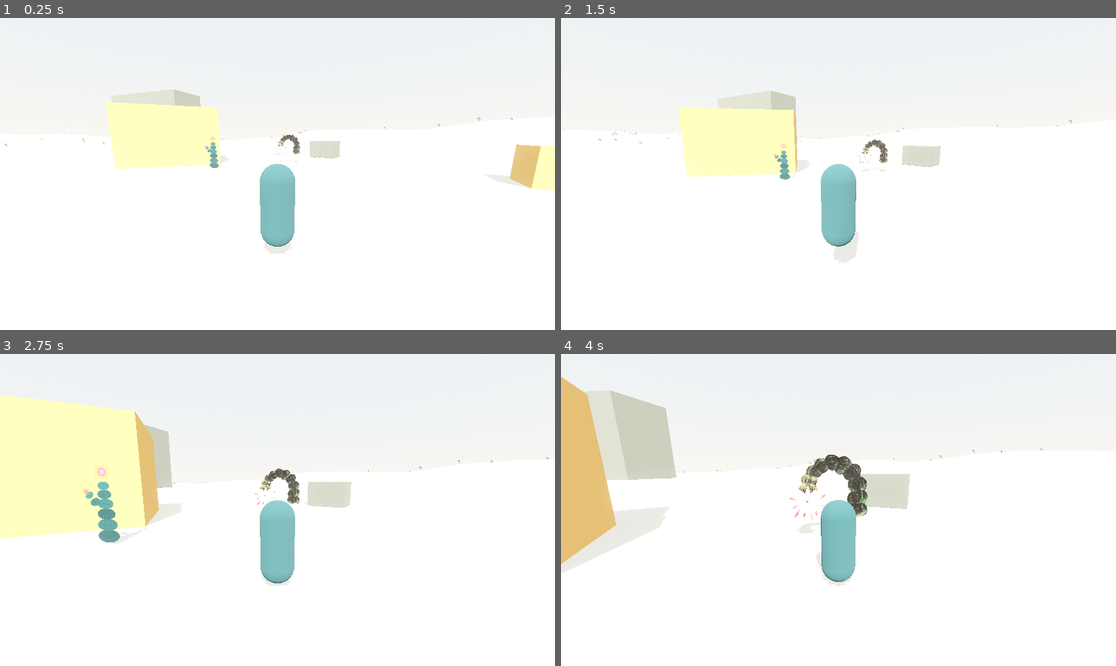
Above: before the commit, frames 1-4 (two rows, left to right).
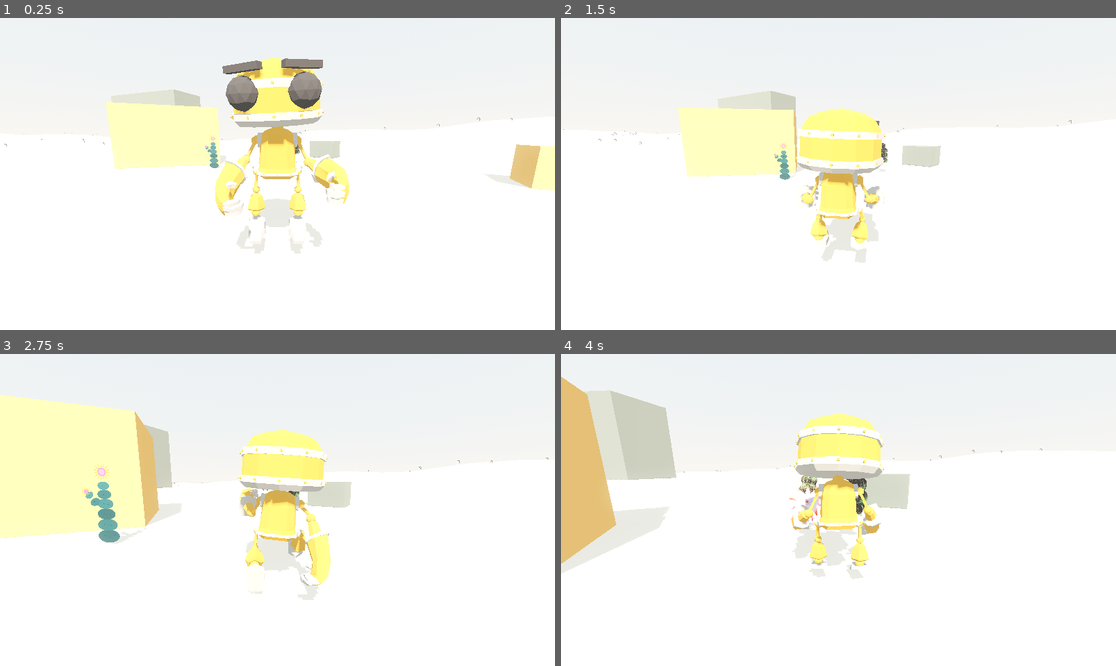
Above: after the commit, the same moments.

Repository: nicco-b/valley
Game: Godot game, scene res://game/world/valley.tscn
Same seed, same stepped clock (60 frames per second), same inputs: the game is played once before the commit and once after it.
Inputs (mouse positions are in pixels of both pictures, inside the frame that each line leads up to):
- Up to frame 1 (0.25 s): no input
- Up to frame 2 (1.5 s): move the mouse to (866, 174) at 0.52 s; hold W (move_forward) from 0.53 s (still down); tap C (sit) at 0.6, 1.35 s; tap Space (jump) at 0.77 s; move the mouse to (810, 174) at 1.27 s
- Up to frame 3 (2.75 s): keep holding W (move_forward); tap Space (jump) at 1.52 s; move the mouse to (288, 503) at 2.02 s; hold Shift (sprint) from 2.03 s (still down); tap C (sit) at 2.3 s
- Up to frame 4 (4 s): keep holding W (move_forward); move the mouse to (832, 516) at 2.77 s; release Shift (sprint) at 2.78 s; tap C (sit) at 2.85, 3.6 s; tap Space (jump) at 3.02, 3.77 s; move the mouse to (877, 513) at 3.52 s

The runs differ from the first frame. In frame 1, 7.2% of the frame differs, in the area x 38-63%, y 12-76%; in frame 2, 4.6%; in frame 3, 5.3%; in frame 4, 5.5%.

Commit message:
Animated placeholder character replaces the capsule
CC0 RobotExpressive (three.js examples) as the interim player model:
idle/walk/run/jump/sit driven by movement state with crossfade blends,
loop modes set at runtime on the imported clips. Model faces +Z (facing
math adjusted); armature ships with x100 scale, compensated to ~1.7m.
Replaced by her characters via the same slot when that pipeline starts.

Co-Authored-By: Claude Fable 5 <noreply@anthropic.com>

Diff:
--- a/game/player/player.gd
+++ b/game/player/player.gd
@@ -9,7 +9,7 @@
 const PITCH_MAX := 0.5
 const ARM_LENGTH := 4.0
 const SIT_ARM_LENGTH := 6.5
-const SIT_BODY_DROP := -0.45
+const SIT_BODY_DROP := 0.0  # the sit animation handles the pose now
 const SIT_EASE := 3.0
 
 var _sitting := false
@@ -17,10 +17,14 @@
 @onready var _rig: Node3D = $CameraRig
 @onready var _arm: SpringArm3D = $CameraRig/SpringArm3D
 @onready var _body: Node3D = $Body
+@onready var _anim: AnimationPlayer = $Body/Model/AnimationPlayer
 
 
 func _ready() -> void:
 	Input.mouse_mode = Input.MOUSE_MODE_CAPTURED
+	for n in ["Idle", "Walking", "Running", "Sitting"]:
+		_anim.get_animation(n).loop_mode = Animation.LOOP_LINEAR
+	_anim.play("Idle")
 
 
 func _unhandled_input(event: InputEvent) -> void:
@@ -63,9 +67,22 @@
 	move_and_slide()
 
 	# Face the body toward horizontal movement; the camera rig stays independent.
+	# (The robot model faces +Z, hence no half-turn offset.)
 	var flat := Vector3(velocity.x, 0.0, velocity.z)
 	if flat.length() > 0.2:
-		_body.rotation.y = lerp_angle(_body.rotation.y, atan2(flat.x, flat.z) + PI, blend)
+		_body.rotation.y = lerp_angle(_body.rotation.y, atan2(flat.x, flat.z), blend)
+
+	var target_anim := "Idle"
+	if _sitting:
+		target_anim = "Sitting"
+	elif not is_on_floor():
+		target_anim = "Jump"
+	elif flat.length() > 4.5:
+		target_anim = "Running"
+	elif flat.length() > 0.5:
+		target_anim = "Walking"
+	if _anim.current_animation != target_anim:
+		_anim.play(target_anim, 0.3)
 
 	# Sitting: settle the body down and ease the camera out to a wider frame.
 	var sit_blend := 1.0 - exp(-SIT_EASE * delta)
--- a/game/player/player.tscn
+++ b/game/player/player.tscn
@@ -1,18 +1,11 @@
-[gd_scene load_steps=5 format=3]
+[gd_scene load_steps=4 format=3]
 
 [ext_resource type="Script" path="res://game/player/player.gd" id="1_script"]
+[ext_resource type="PackedScene" path="res://assets/models/placeholder/robot.glb" id="2_robot"]
 
 [sub_resource type="CapsuleShape3D" id="Capsule_shape"]
 radius = 0.35
 height = 1.7
-
-[sub_resource type="CapsuleMesh" id="Capsule_mesh"]
-radius = 0.35
-height = 1.7
-
-[sub_resource type="StandardMaterial3D" id="Material_body"]
-albedo_color = Color(0.18, 0.35, 0.37, 1)
-roughness = 1.0
 
 [node name="Player" type="CharacterBody3D" groups=["player"]]
 collision_layer = 2
@@ -25,10 +18,8 @@
 
 [node name="Body" type="Node3D" parent="."]
 
-[node name="Mesh" type="MeshInstance3D" parent="Body"]
-transform = Transform3D(1, 0, 0, 0, 1, 0, 0, 0, 1, 0, 0.85, 0)
-mesh = SubResource("Capsule_mesh")
-surface_material_override/0 = SubResource("Material_body")
+[node name="Model" parent="Body" instance=ExtResource("2_robot")]
+transform = Transform3D(0.65, 0, 0, 0, 0.65, 0, 0, 0, 0.65, 0, 0, 0)
 
 [node name="CameraRig" type="Node3D" parent="."]
 transform = Transform3D(1, 0, 0, 0, 1, 0, 0, 0, 1, 0, 1.5, 0)
Binary file added: assets/models/placeholder/robot.glb
Not shown, added: assets/models/placeholder/robot.glb.import
Not shown, added: game/world/terrain.gd.uid
